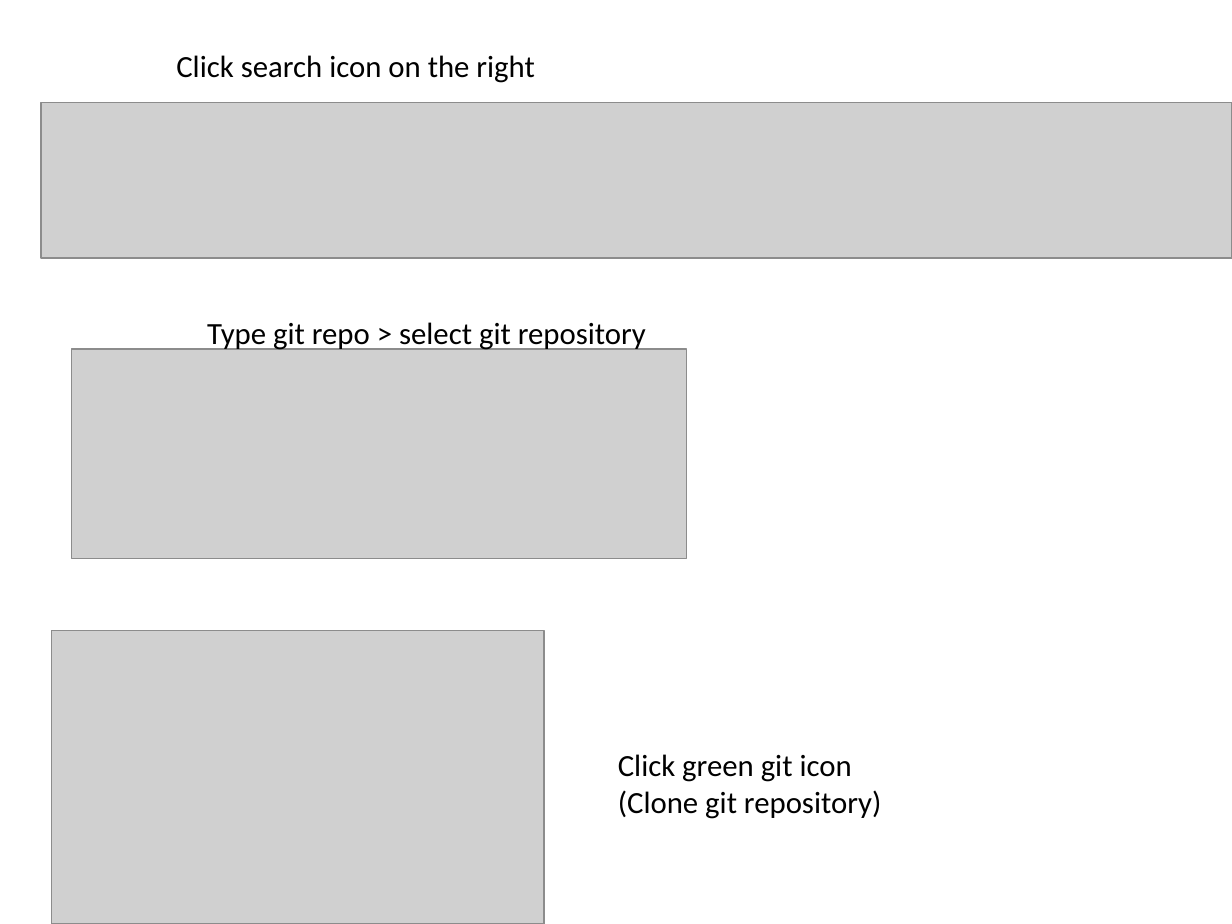
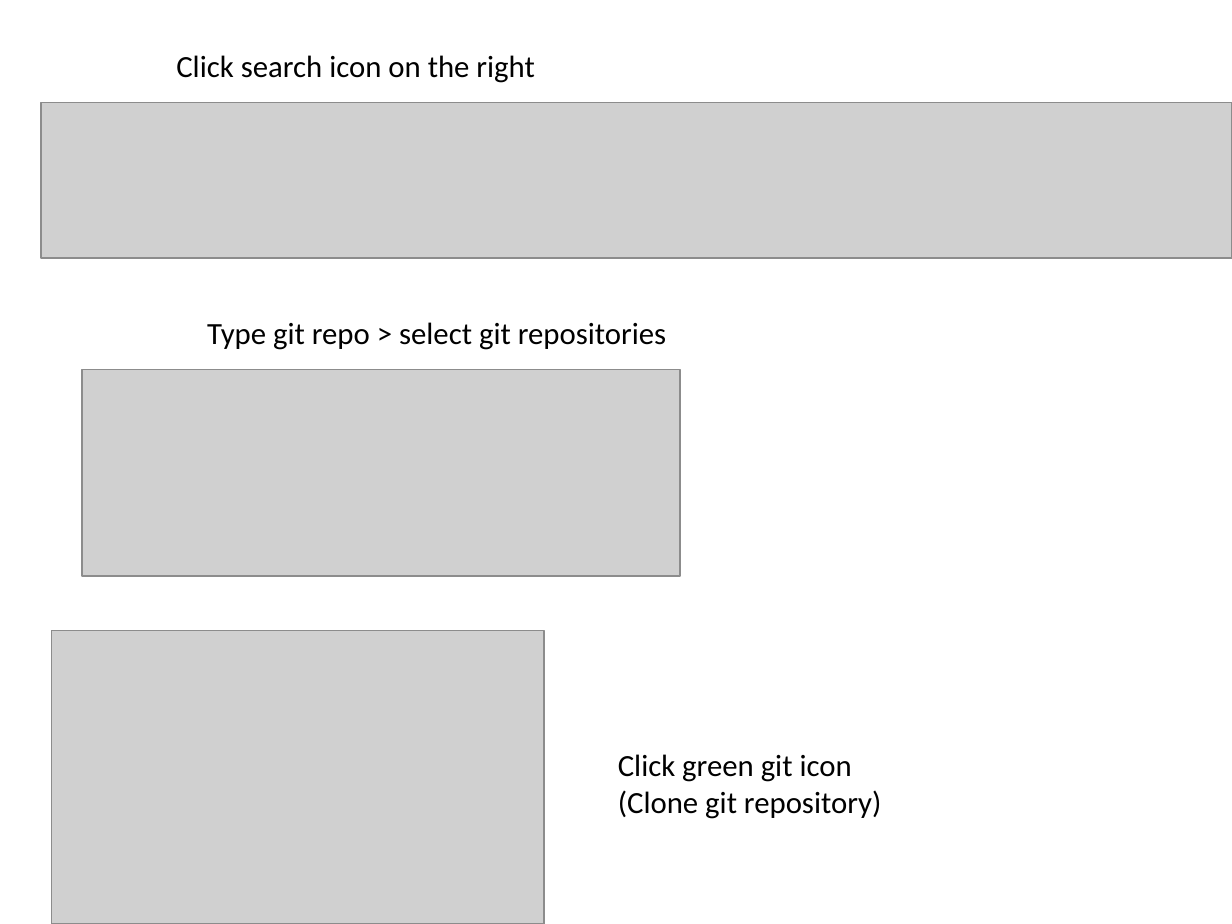
Before and after one commit to thinkcodegravity/dec24java, a slide deck: slide 17 of documents/java-setup.pptx. Drawn at 1232x924 pixels with LibreOffice and Linux fonts; fonts in the diff are those of the drawing; grey boxes stand for pictures. Boxes give left, top, right and bottom in pixels: in the first picture for what was removed or moved away, otherwise in the second. Text is boxed around its words. In the diff, an @@ line names an element or a change of style, - is before the commit and + after.

```diff
--- a/documents/java-setup.pptx
+++ b/documents/java-setup.pptx
@@ text at [207, 322, 666, 350]: text changed @@
-Type git repo > select git repository
+Type git repo > select git repositories
@@ picture: place and size @@
-picture at [71, 349, 686, 558]
+picture at [83, 370, 680, 577]
```
Also in this commit, not shown: 1 other slide changed, 2 other files.
